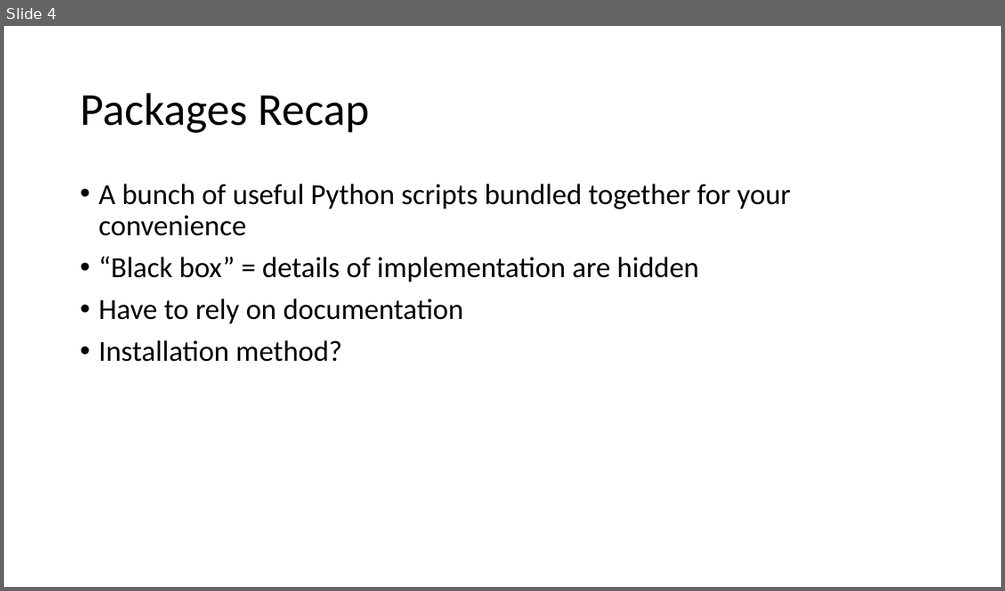
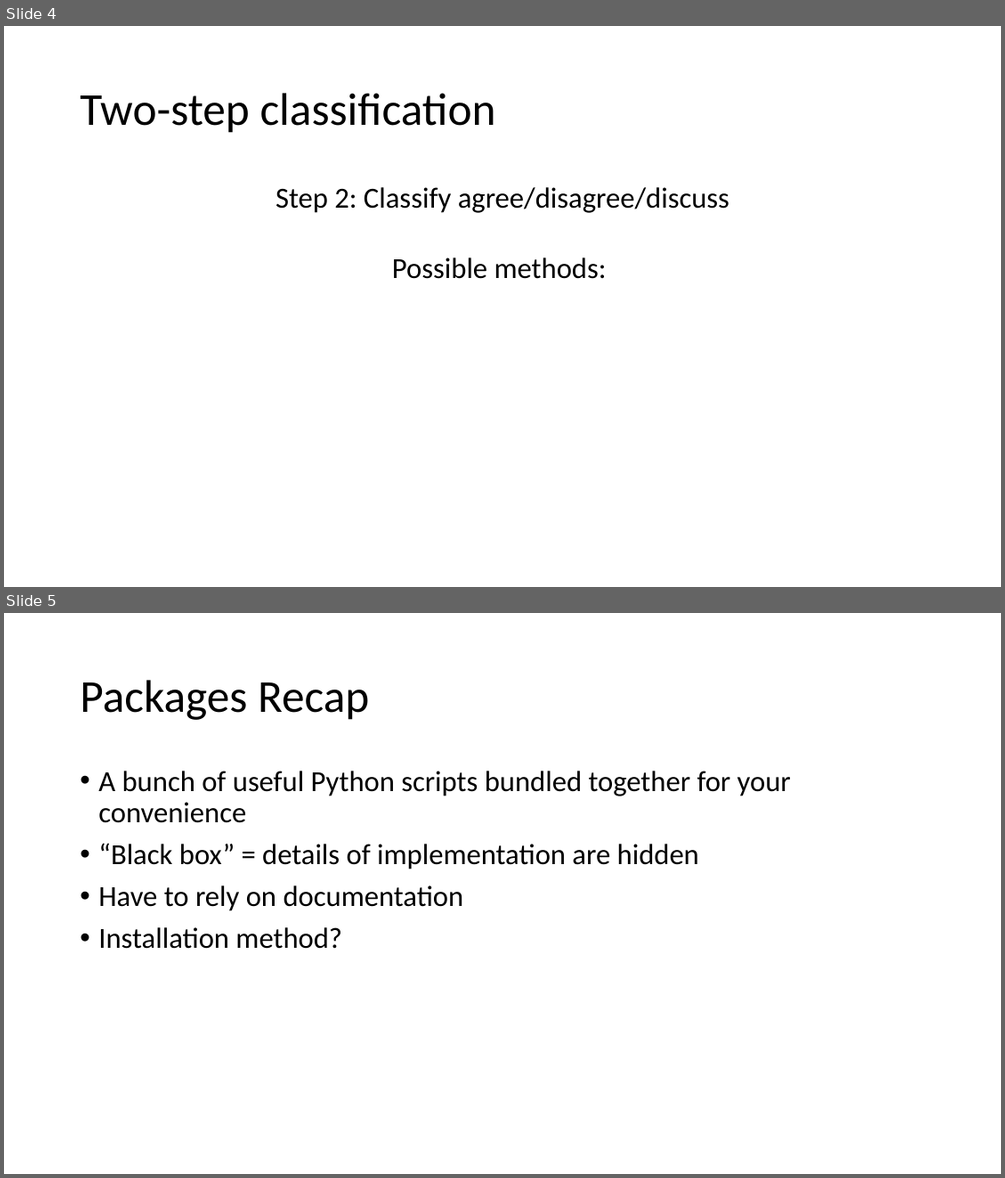
Before and after one commit to cchen23/AI4ALL_NLP, a slide deck: Slides/Day8_NLP_MethodsPackages.pptx. Shown one above the other, each under a label of ours: slide 4 before the commit, slides 4 and 5 after it. The pictures are 1005x591 and 1005x1178 pixels, drawn with LibreOffice and Linux fonts; fonts in the diff are those of the drawing. Boxes give left, top, right and bottom in pixels: in the first picture for what was removed or moved away, otherwise in the second. Text is boxed around its words. In the diff, an @@ line names an element or a change of style, - is before the commit and + after.

```diff
--- a/Slides/Day8_NLP_MethodsPackages.pptx
+++ b/Slides/Day8_NLP_MethodsPackages.pptx
@@ slide 4 added at (4,26,1001,587), background #FFFFFF @@
@@ title added at (80,93,496,133), 44 pt, text #000000 @@
+Two-step classification
@@ text added at (275,187,729,279), 28 pt, text #000000 @@
+Step 2: Classify agree/disagree/discuss
+Possible methods:
@@ what was slide 4 is now slide 5 @@
```
Also in this commit, not shown: 2 slides changed, 1 other slide added, 1 slide removed.
